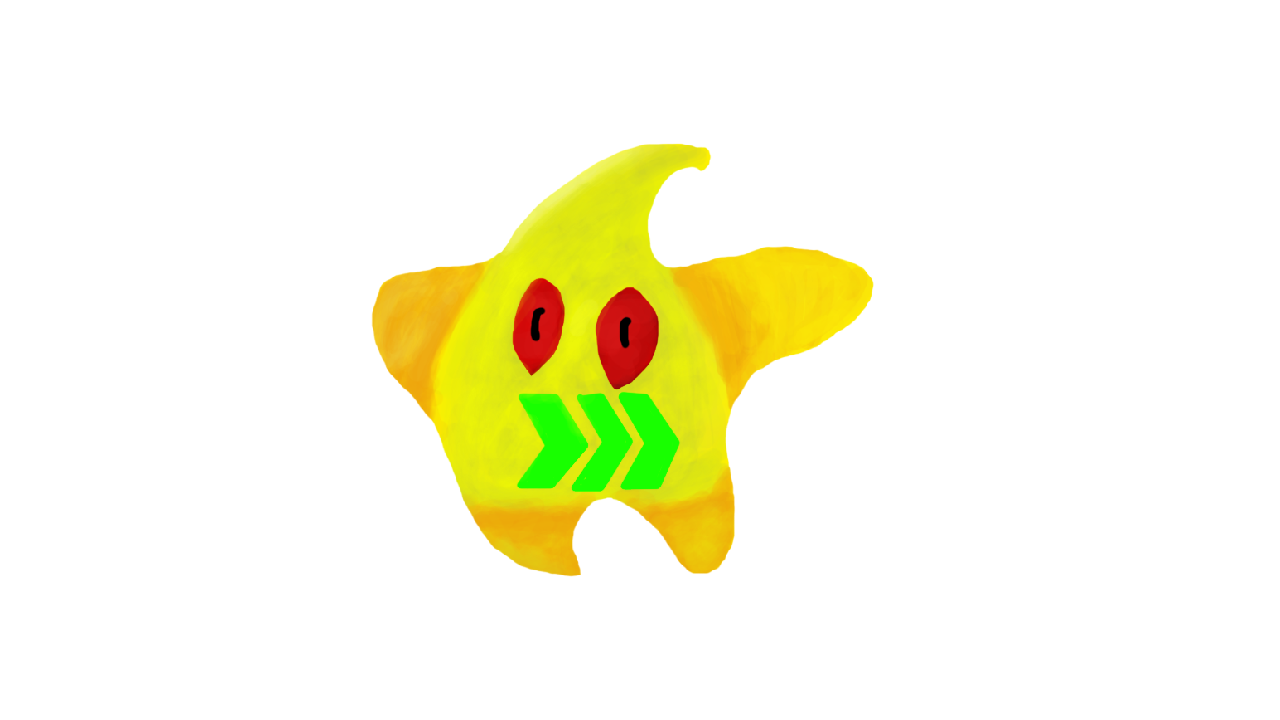
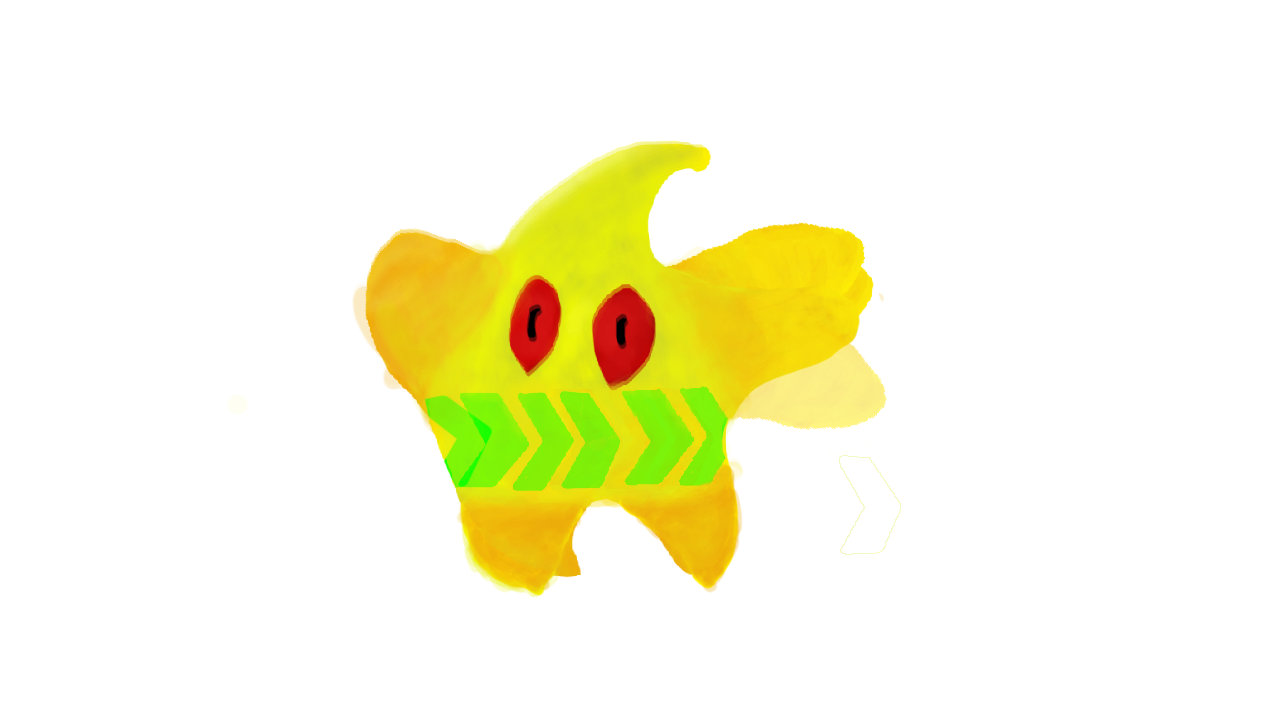
Layers edited between the first and the second 1280x720 image:
showed "Laag 6", opacity 100% → 50% over [227, 140, 887, 574]
added layer "Laag 7" in group "ster geel" over [353, 144, 901, 599]
showed "Laag 5", painted on it over [352, 144, 865, 578]
